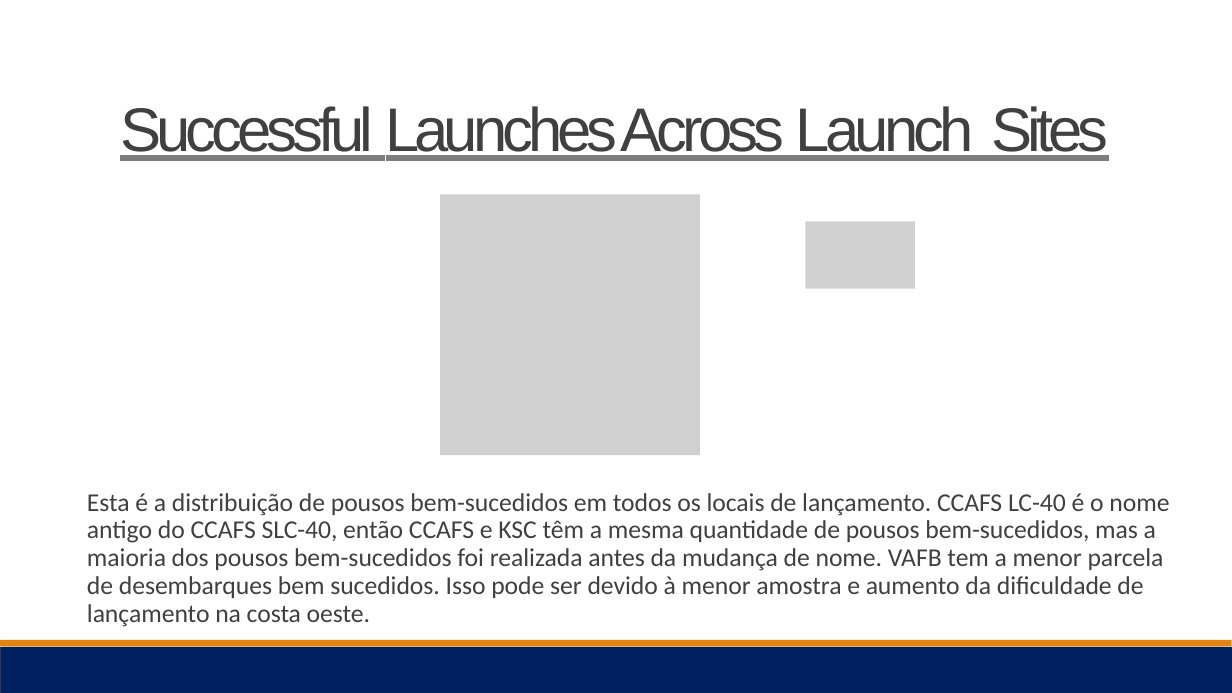
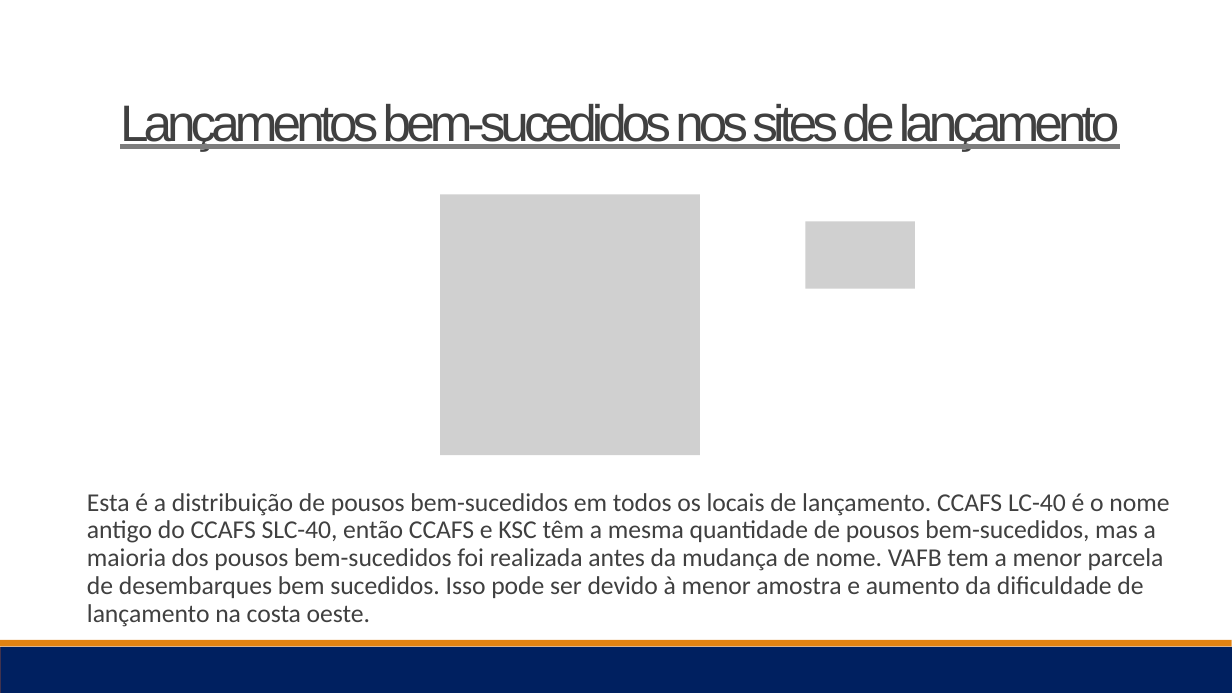
Before and after one commit to yraion/IBM-Data-Science, a slide deck: slide 40 of Data Science Journey -IBM -Robson Cruz.pptx. Drawn at 1232x693 pixels with LibreOffice and Linux fonts; fonts in the diff are those of the drawing; grey boxes stand for pictures. Boxes give left, top, right and bottom in pixels: in the first picture for what was removed or moved away, otherwise in the second. Text is boxed around its words. In the diff, an @@ line names an element or a change of style, - is before the commit and + after.

```diff
--- a/Data Science Journey -IBM -Robson Cruz.pptx
+++ b/Data Science Journey -IBM -Robson Cruz.pptx
@@ title at (120,104,1120,151): text changed; size 48 to 40 pt @@
-Successful Launches Across Launch Sites
+Lançamentos bem-sucedidos nos sites de lançamento
```
Also in this commit, not shown: 15 other slides changed, 1 slide added, 1 slide removed.
